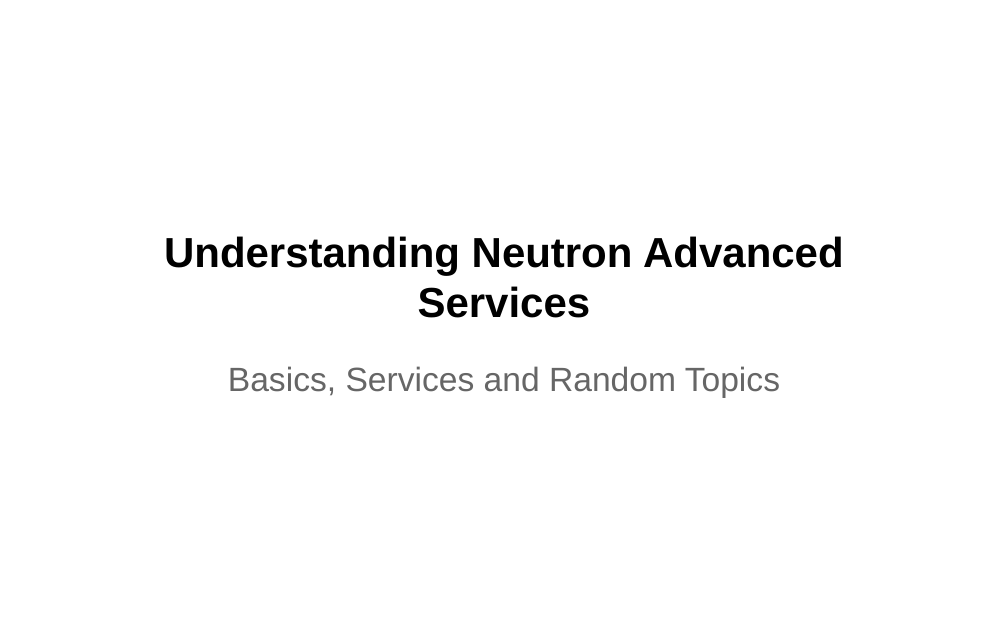
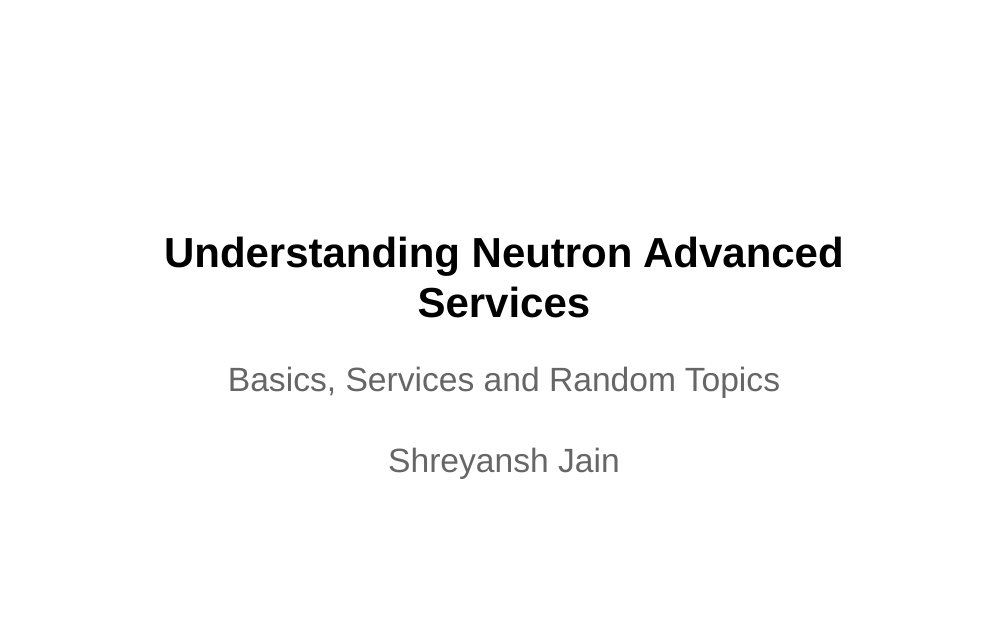
Before and after one commit to sknrao/openstack-neutron-revengg, a slide deck: slide 1 of OS-Neutron-Service-Plugin.pptx. Drawn at 1008x630 pixels with LibreOffice and Linux fonts; fonts in the diff are those of the drawing. Boxes give left, top, right and bottom in pixels: in the first picture for what was removed or moved away, otherwise in the second. Text is boxed around its words. In the diff, an @@ line names an element or a change of style, - is before the commit and + after.

```diff
--- a/OS-Neutron-Service-Plugin.pptx
+++ b/OS-Neutron-Service-Plugin.pptx
@@ subtitle at box(388, 447, 620, 479): paragraph added @@
+Shreyansh Jain
```
Also in this commit, not shown: 8 other files.
